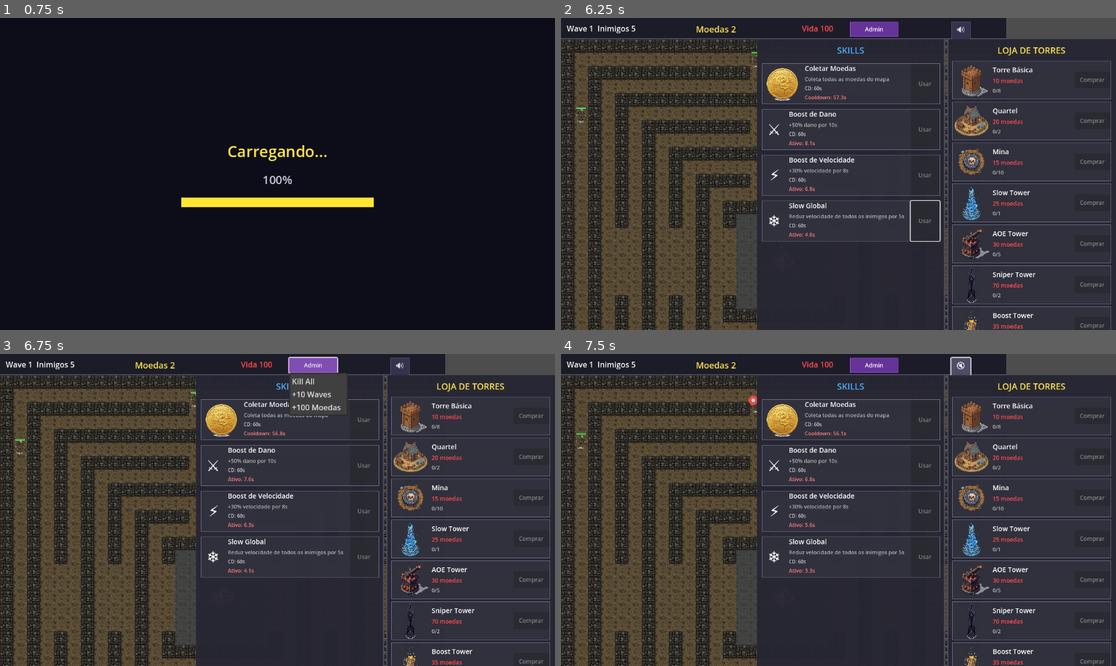
Above: before the commit, frames 1-4 (two rows, left to right).
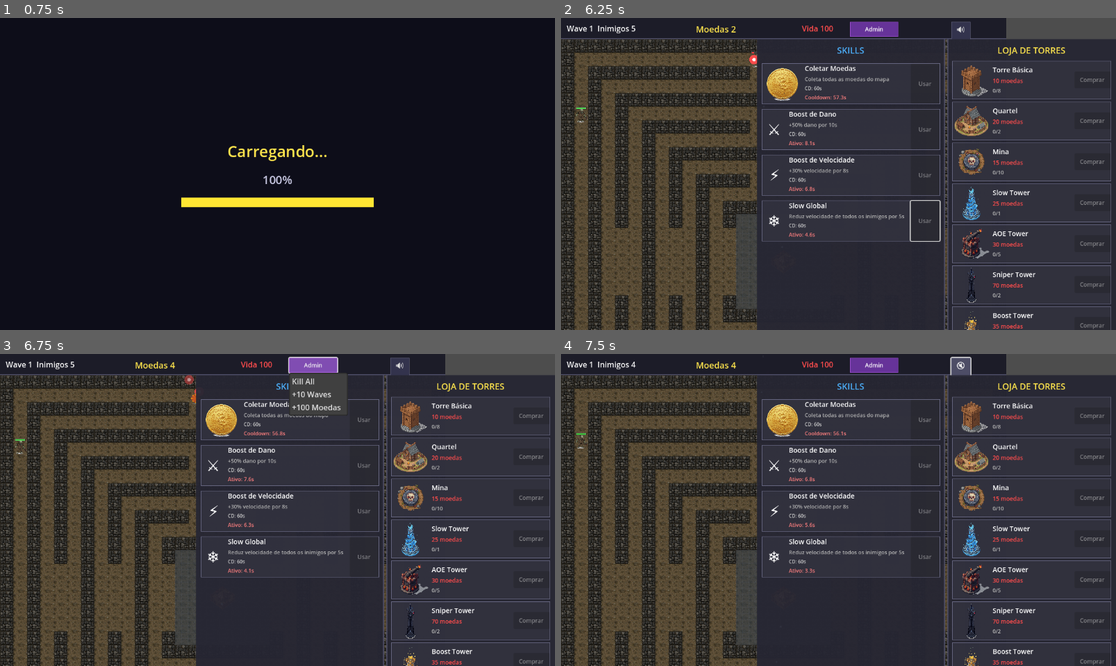
Above: after the commit, the same moments.

Repository: rubens-rangel/TD-game-project
Game: Godot game, scene res://scenes/Menu.tscn
The game is run twice, just before and just after one commit, with the same random seed, the same clock (stepped at 60 frames per second) and the same inputs.
Inputs:
- Up to frame 1 (0.75 s): click "Jogar" at 0.5 s
- Up to frame 2 (6.25 s): click "Admin" at 1.25 s; click "🔊" at 2 s; click "🔇" at 2.75 s; click "Usar" at 3.5 s; click "Usar" at 4.25 s; click "Usar" at 5 s; click "Usar" at 5.75 s
- Up to frame 3 (6.75 s): click "Admin" at 6.5 s
- Up to frame 4 (7.5 s): click "🔊" at 7.25 s

Frame 1 is identical in both runs. In frame 2, less than 0.1% of the frame differs, in the area x 33-36%, y 10-15%; in frame 3, 0.1%, in the area x 30-36%, y 2-17%; in frame 4, less than 0.1%.

Commit message:
ajustes achieviments

Diff:
--- a/godot/scripts/Game.gd
+++ b/godot/scripts/Game.gd
@@ -2529,6 +2529,36 @@
 	arrows.append(_arrow_new(hero["x"], hero["y"], target))
 	hero["cooldown"] = hero["fire_rate"]
 
+func _calculate_leading_target(enemy: Dictionary, hero_pos: Vector2) -> Vector2:
+	# Calcular posição futura do inimigo para melhorar precisão do tiro
+	var enemy_pos = enemy["pos"]
+	var distance = hero_pos.distance_to(enemy_pos)
+
+	# Velocidade da flecha
+	var arrow_speed = 260.0
+
+	# Tempo que a flecha leva para chegar na posição atual do inimigo
+	var time_to_reach = distance / arrow_speed
+
+	# Calcular direção do movimento do inimigo
+	var enemy_velocity = Vector2.ZERO
+	if enemy.has("path") and enemy.has("path_index") and enemy["path_index"] < enemy["path"].size():
+		var target_point = enemy["path"][enemy["path_index"]]
+		var dir_to_target = (target_point - enemy_pos)
+		if dir_to_target.length() > 0.1:
+			enemy_velocity = dir_to_target.normalized() * enemy.get("speed", GameConstants.ENEMY_BASE_SPEED)
+	else:
+		# Se não tem path, calcular direção para a base
+		var base_center = grid_manager.tile_center(grid_manager.center.x, grid_manager.center.y)
+		var dir_to_base = (base_center - enemy_pos)
+		if dir_to_base.length() > 0.1:
+			enemy_velocity = dir_to_base.normalized() * enemy.get("speed", GameConstants.ENEMY_BASE_SPEED)
+
+	# Calcular posição futura do inimigo
+	var predicted_pos = enemy_pos + enemy_velocity * time_to_reach * 0.7  # 0.7 é um fator de ajuste para não exagerar
+
+	return predicted_pos
+
 func _create_admin_menu(tb: Panel) -> void:
 	# Criar menu de admin apenas se isAdmin estiver ativado
 	if not isAdmin:
@@ -3678,7 +3708,9 @@
 				closest_enemy = e
 
 		if closest_enemy != null:
-			_try_shoot(closest_enemy["pos"])
+			var hero_pos = Vector2(hero["x"], hero["y"])
+			var predicted_target = _calculate_leading_target(closest_enemy, hero_pos)
+			_try_shoot(predicted_target)
 
 	# torres: 1 tiro por direção no intervalo configurado (fire_rate)
 	for t in towers:
--- a/godot/scripts/managers/AchievementManager.gd
+++ b/godot/scripts/managers/AchievementManager.gd
@@ -89,22 +89,6 @@
 		"max_progress": 50000,
 		"reward_points": 500,
 		"icon": "⚙️"
-	},
-	"kill_5_bosses_wave": {
-		"name": "Caos Total",
-		"description": "Mate 5 bosses em uma única wave",
-		"category": Category.COMBAT,
-		"max_progress": 1,
-		"reward_points": 150,
-		"icon": "💥"
-	},
-	"kill_1000_single_wave": {
-		"name": "Genocídio",
-		"description": "Mate 1000 inimigos em uma única wave",
-		"category": Category.COMBAT,
-		"max_progress": 1,
-		"reward_points": 200,
-		"icon": "☠️"
 	},
 
 	# === ECONOMY ===
Not shown, changed: godot/TERRENO_MODULAR_VIVO.md
